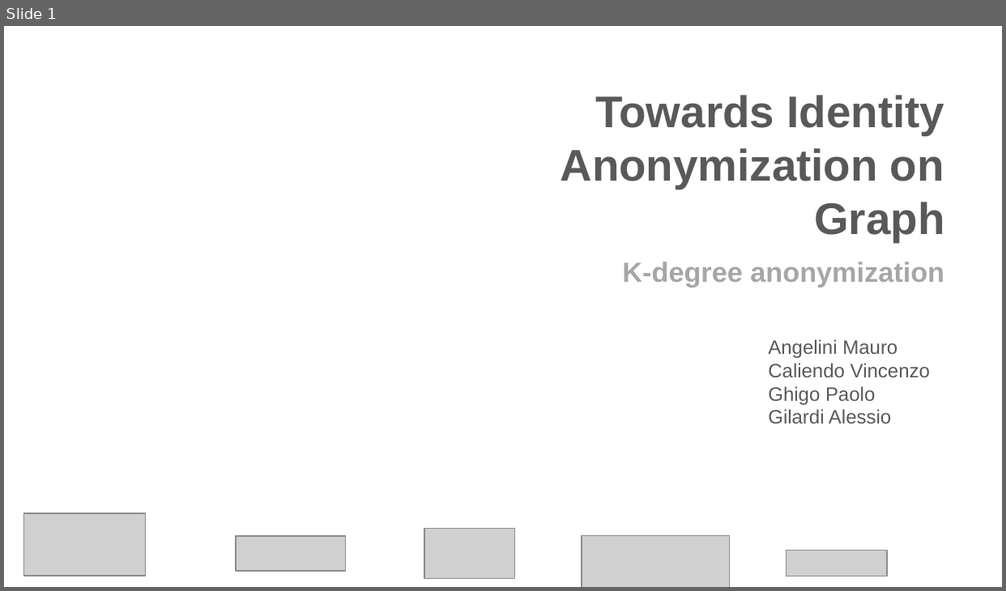
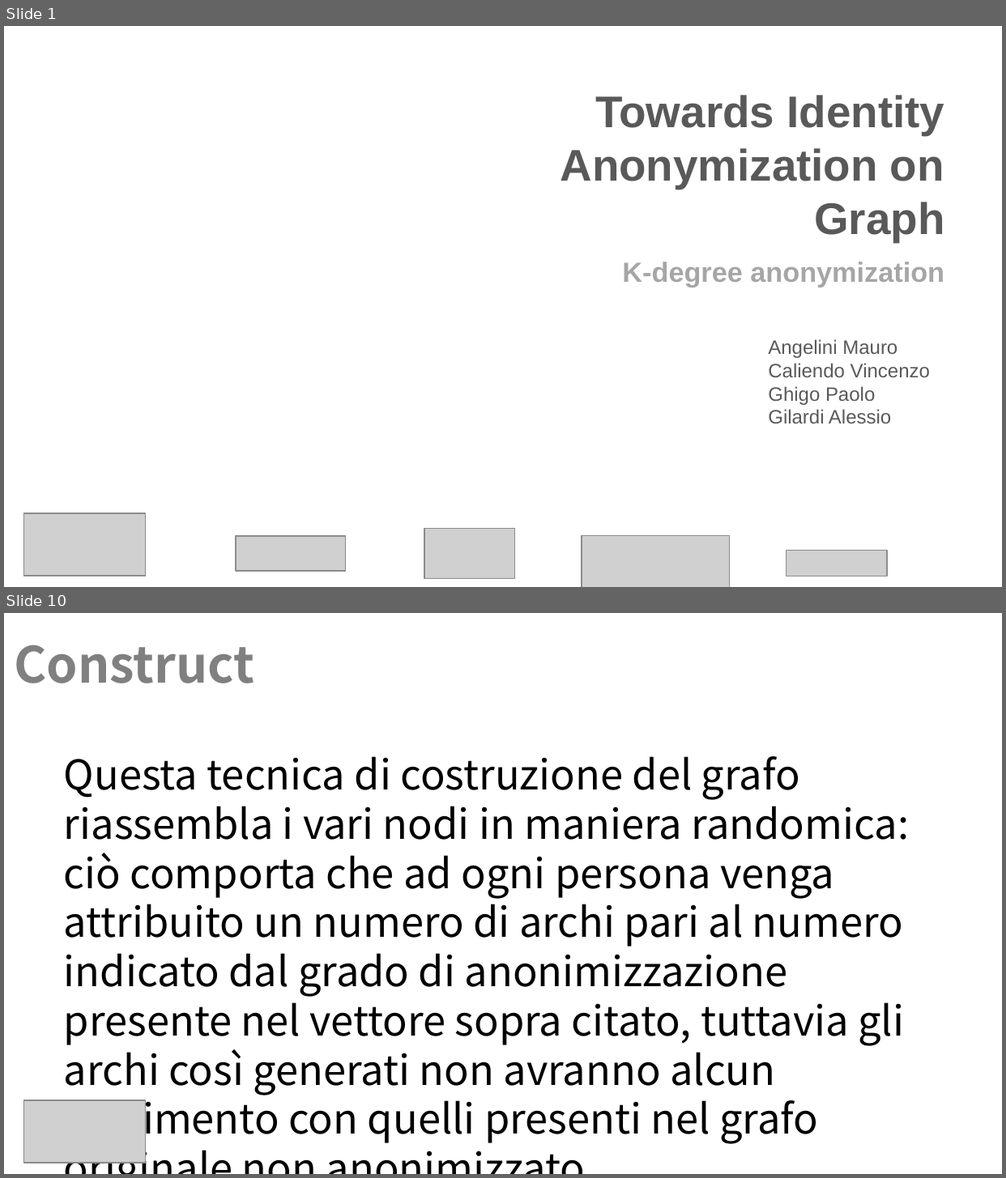
Before and after one commit to Navypowder/DP-P-project, a slide deck: Presentation/Towards_Identity_Anonymization_on_graph(K-degree anonymization).pptx. Shown one above the other, each under a label of ours: slide 1 before the commit, slides 1 and 10 after it; the slides between them are not shown. The pictures are 1006x591 and 1006x1178 pixels, drawn with LibreOffice and Linux fonts; fonts in the diff are those of the drawing; grey boxes stand for pictures; background and template pictures are left out. Boxes give left, top, right and bottom in pixels: in the first picture for what was removed or moved away, otherwise in the second. Text is boxed around its words. In the diff, an @@ line names an element or a change of style, - is before the commit and + after.

```diff
--- a/Presentation/Towards_Identity_Anonymization_on_graph(K-degree anonymization).pptx
+++ b/Presentation/Towards_Identity_Anonymization_on_graph(K-degree anonymization).pptx
@@ slide 10 added at (x1=4, y1=613, x2=1002, y2=1174), background picture (left out) @@
@@ title added at (x1=14, y1=645, x2=254, y2=683), 36 pt, text #808080, bold @@
+Construct
@@ text added at (x1=64, y1=756, x2=909, y2=1144), 29.6 pt, text #000000 @@
+Questa tecnica di costruzione del grafo riassembla i vari nodi in maniera randomica: ciò comporta che ad ogni persona venga attribuito un numero di archi pari al numero indicato dal grado di anonimizzazione presente nel vettore sopra citato, tuttavia gli archi così generati non avranno alcun riferimento con quelli presenti nel grafo originale non anonimizzato.
@@ picture added at (x1=24, y1=1101, x2=146, y2=1164) @@
```
Also in this commit, not shown: 11 other slides added, 2 slides removed, 1 other file.
